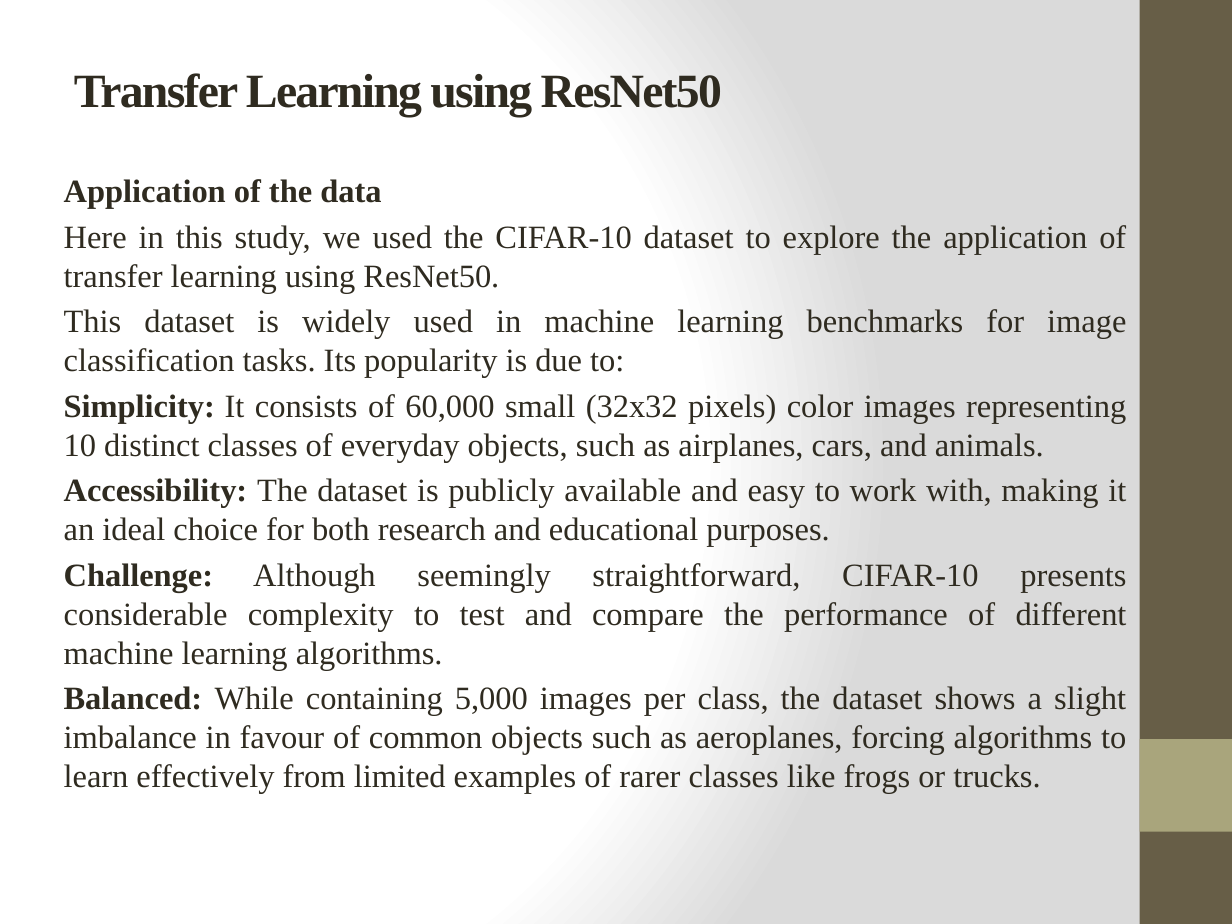
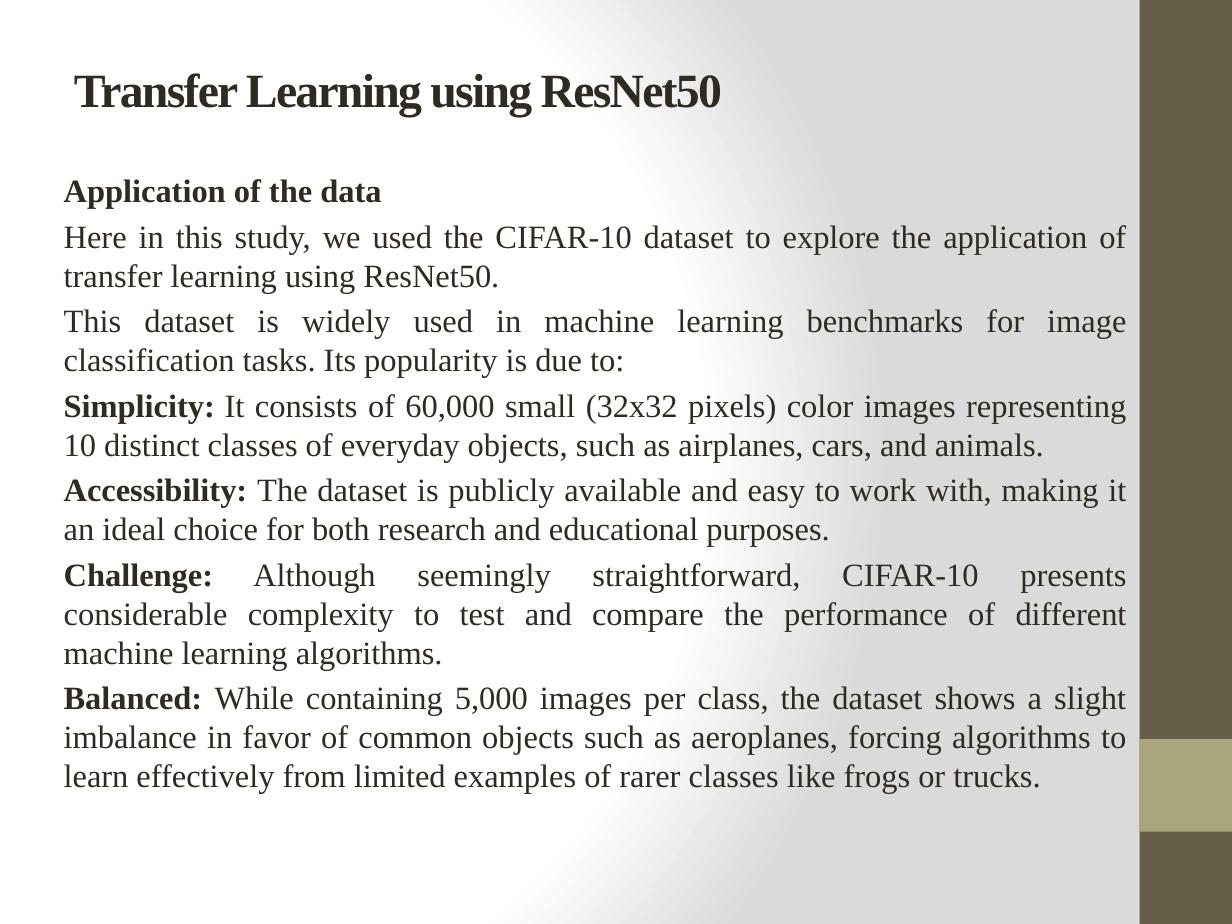
Before and after one commit to AsaadAreeb/Work, a slide deck: slide 1 of Presentation1.pptx. Drawn at 1232x924 pixels with LibreOffice and Linux fonts; fonts in the diff are those of the drawing. Boxes give left, top, right and bottom in pixels: in the first picture for what was removed or moved away, otherwise in the second. Text is boxed around its words. In the diff, an @@ line names an element or a change of style, - is before the commit and + after.

```diff
--- a/Presentation1.pptx
+++ b/Presentation1.pptx
@@ subtitle at (x1=64, y1=686, x2=1126, y2=794): text changed @@
-Balanced: While containing 5,000 images per class, the dataset shows a slight imbalance in favour of common objects such as aeroplanes, forcing algorithms to learn effectively from limited examples of rarer classes like frogs or trucks.
+Balanced: While containing 5,000 images per class, the dataset shows a slight imbalance in favor of common objects such as aeroplanes, forcing algorithms to learn effectively from limited examples of rarer classes like frogs or trucks.
```
Also in this commit, not shown: 3 other slides changed, 1 slide added, 4 other files.
